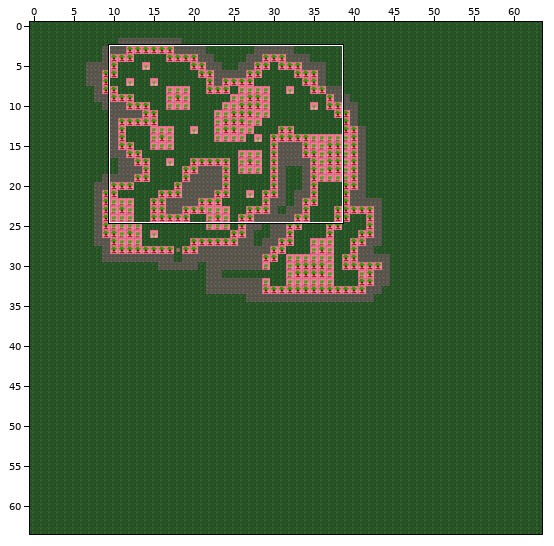
One commit to this Tiled map: assets/tiled/mapForest2.tmx. The picture above shows the old version from afar; the outline marks the close-up.
Close-up. The starting point:
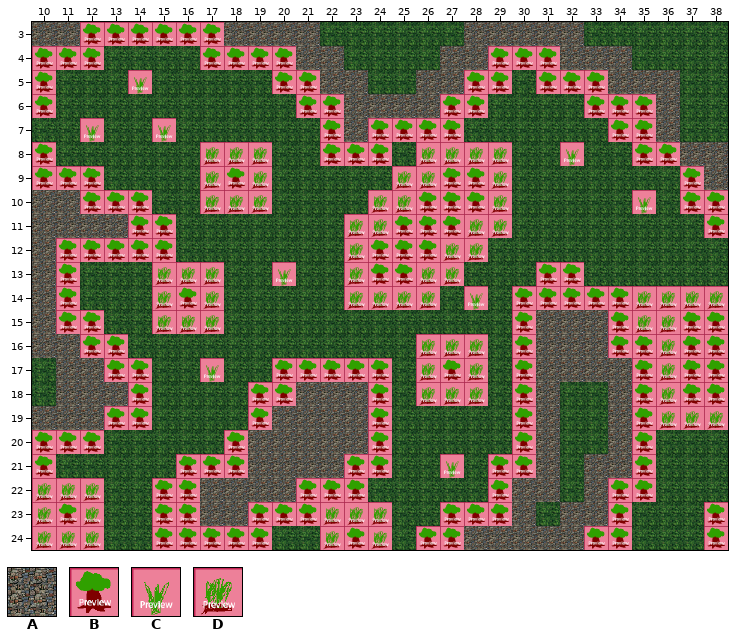
Cells are 64x64 px. Shown: x 10..38, y 3..24.
Key: from "tileset": A 8, B 10, C 18, D 26.
_ is an empty cell.
Layers that did not change in this view are not listed.
Layer "walls" before, first column x 10:
 3 AABBBBBBAAAA______AAAAA______
 4 BBB____BBBBAA____AABBBAAA____
 5 B___C_____BBAA__AABB_BBBAAA__
 6 B__________BBAAAABB____BBBA__
 7 __C__C______BABBBB______BBA__
 8 B______DDD__BBB_DDDD__C__BBAA
 9 BBB____DBD_____DDBBD_______BA
10 AABBB__DDD____DDBBBD_____C_BB
11 AAAABB_______DDBBBDD________B
12 ABBBBB_______DBBBDD__________
13 AB___DDD__C__DBBDD___BB______
14 AB___DBD_____DDDD_C_BBBBBDDDD
15 ABB__DDD____________BAAABDDBB
16 AABB____________DDD_BAAABBDBB
17 _AABB__C__BBBBB_DBD_BAAAABDBB
18 _AAAB____BBAAAB_DDD_BA__ABDBB
19 AAABB____BAAAAB_____BA__ABDDD
20 BBB_____BAAAAAB_____BA__AB___
21 B_____BBBAAAABB__C_BBA_AAB___
22 DDD__BBAAAABBB_____BAA_ABB___
23 DBD__BBAABBBDDD__BBBA_AAB___B
24 DDD__BBBBB__DBD_BBAAAAABB___B
After the commit:
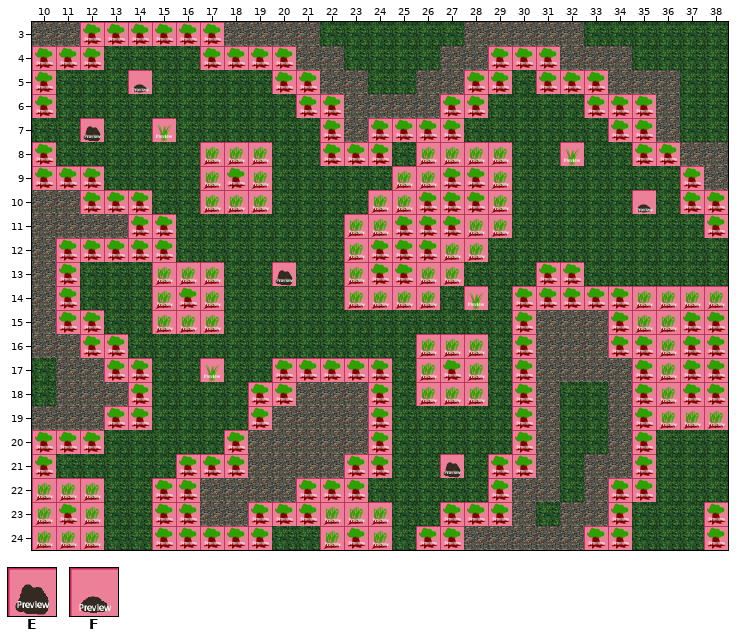
Further tiles: from "tileset": E 34, F 42.
Commit: [Assets] Rocks Added on Forest and Underground Maps
Edits made:
Layer "walls":
The edit turns tile C into tile E in row 7 at x 12; in row 13 at x 20; in row 21 at x 27.
The edit turns tile C into tile F in row 5 at x 14; in row 10 at x 35.
Pixel boxes of the changes (left, top, right, bottom) in both close-ups:
changed: (132, 77, 149, 94)
changed: (83, 125, 101, 142)
changed: (636, 197, 653, 214)
changed: (275, 269, 293, 286)
changed: (443, 461, 461, 478)
